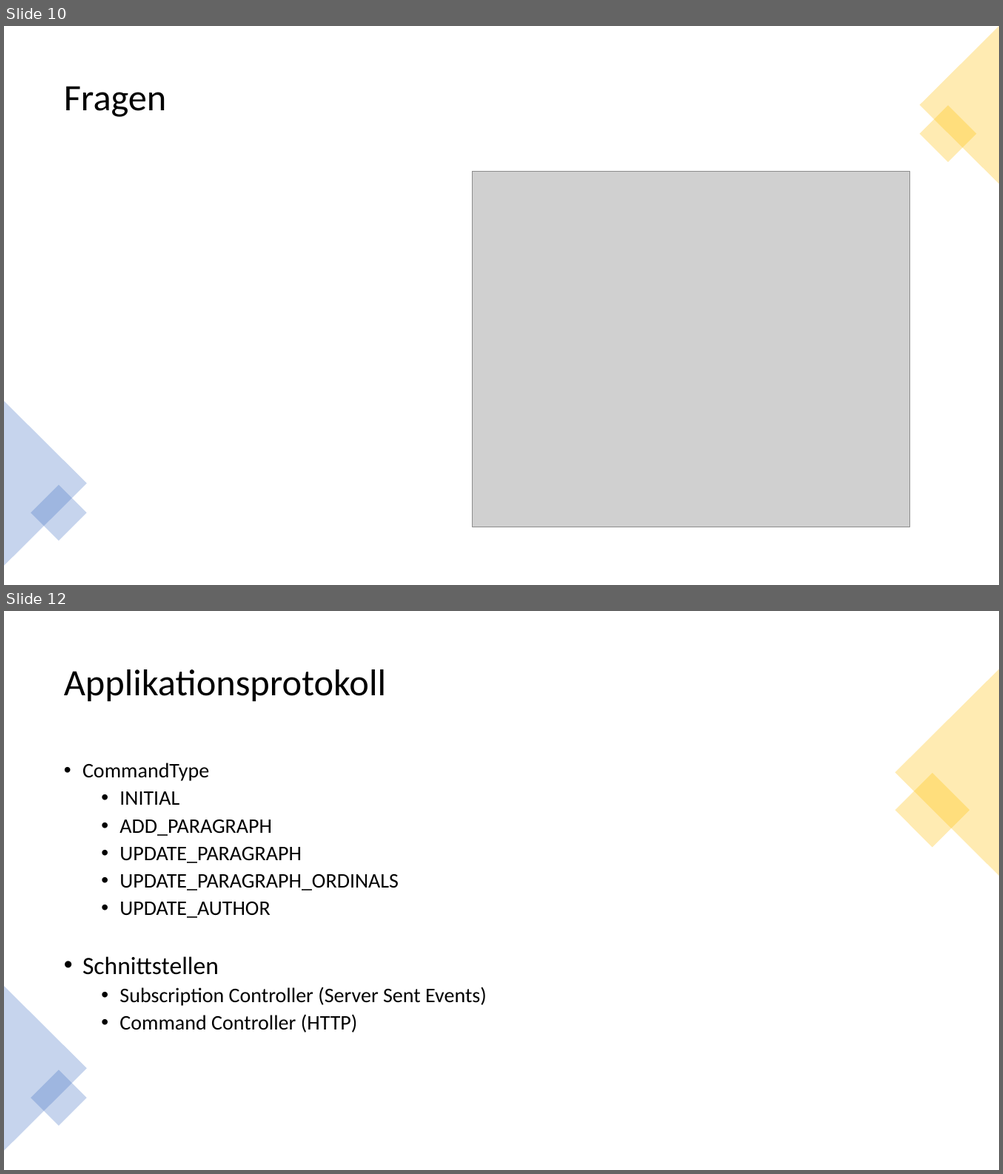
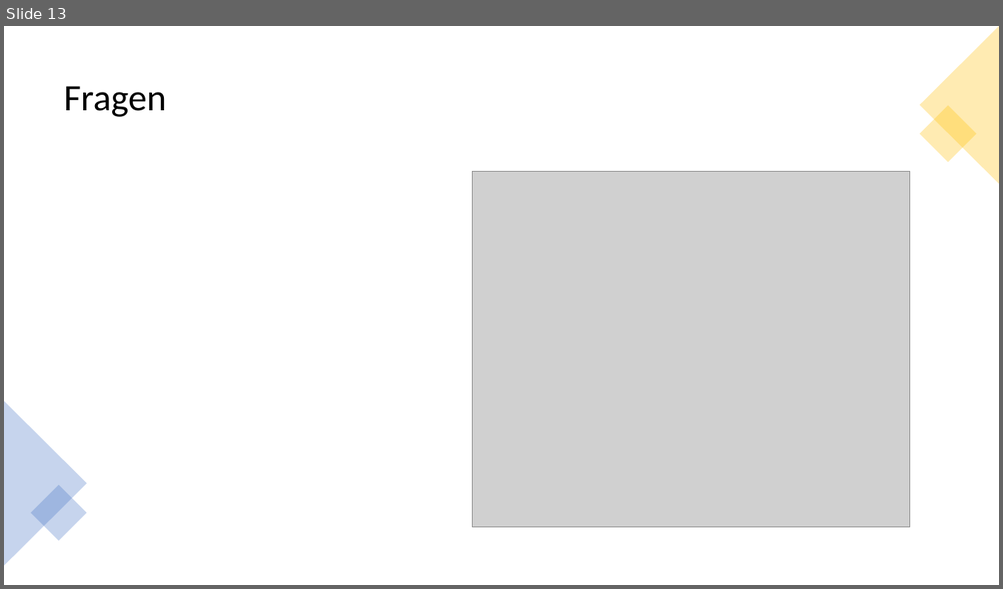
Before and after one commit to FHNW-WODSS-FS22/team-document-KZellweger, a slide deck: documentation/presentations/woweb_schmucki_villing_zellweger_schlusspräsentation.pptx. Shown one above the other, each under a label of ours: slides 10 and 12 before the commit, slide 13 after it; the slides between them are not shown. The pictures are 1003x1174 and 1003x589 pixels, drawn with LibreOffice and Linux fonts; fonts in the diff are those of the drawing; grey boxes stand for pictures. Boxes give left, top, right and bottom in pixels: in the first picture for what was removed or moved away, otherwise in the second. Text is boxed around its words. In the diff, an @@ line names an element or a change of style, - is before the commit and + after.

```diff
--- a/documentation/presentations/woweb_schmucki_villing_zellweger_schlusspräsentation.pptx
+++ b/documentation/presentations/woweb_schmucki_villing_zellweger_schlusspräsentation.pptx
@@ slide 12 removed at (4,611,999,1170), background #FFFFFF @@
@@ text removed at (64,669,386,701) @@
-Applikationsprotokoll
@@ triangle removed at (895,669,999,876) @@
@@ text removed at (82,763,486,1033) @@
-• CommandType
-  • INITIAL
-  • ADD_PARAGRAPH
-  • UPDATE_PARAGRAPH
-  • UPDATE_PARAGRAPH_ORDINALS
-  • UPDATE_AUTHOR
-• Schnittstellen
-  • Subscription Controller (Server Sent Events)
-  • Command Controller (HTTP)
@@ rectangle removed at (895,773,970,848) @@
@@ triangle removed at (4,986,87,1151) @@
@@ rectangle removed at (31,1070,87,1126) @@
@@ what was slide 10 is now slide 13 @@
```
Also in this commit, not shown: 2 slides changed, 3 slides added, 1 other slide removed, 1 other file.
